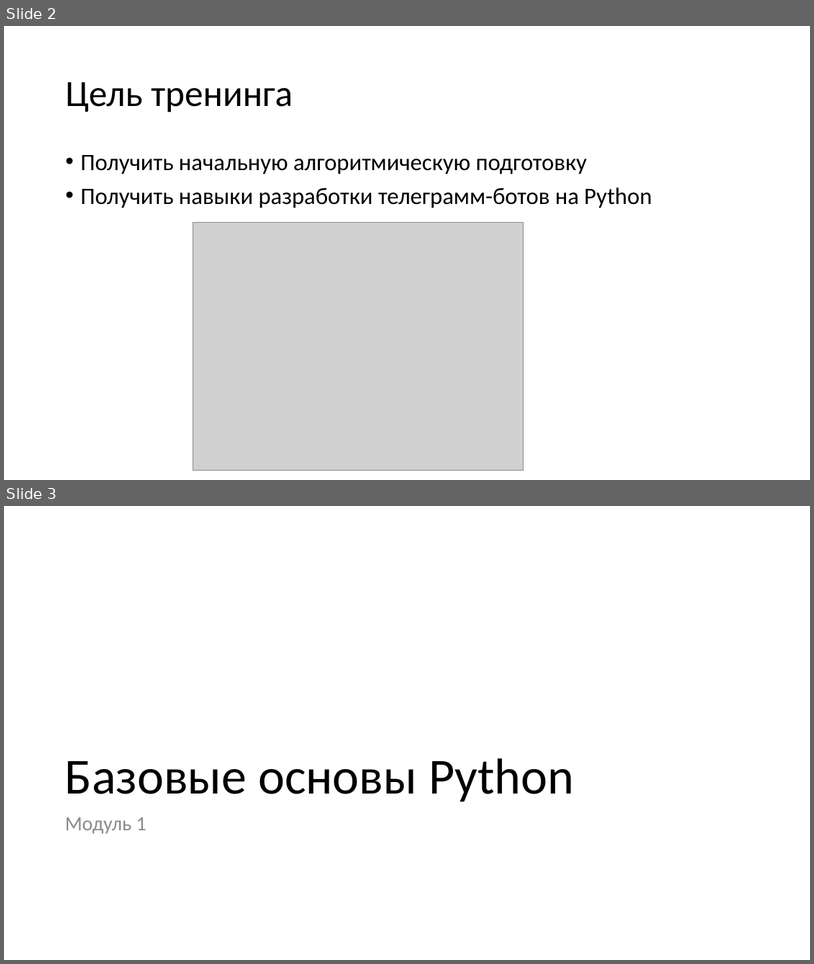
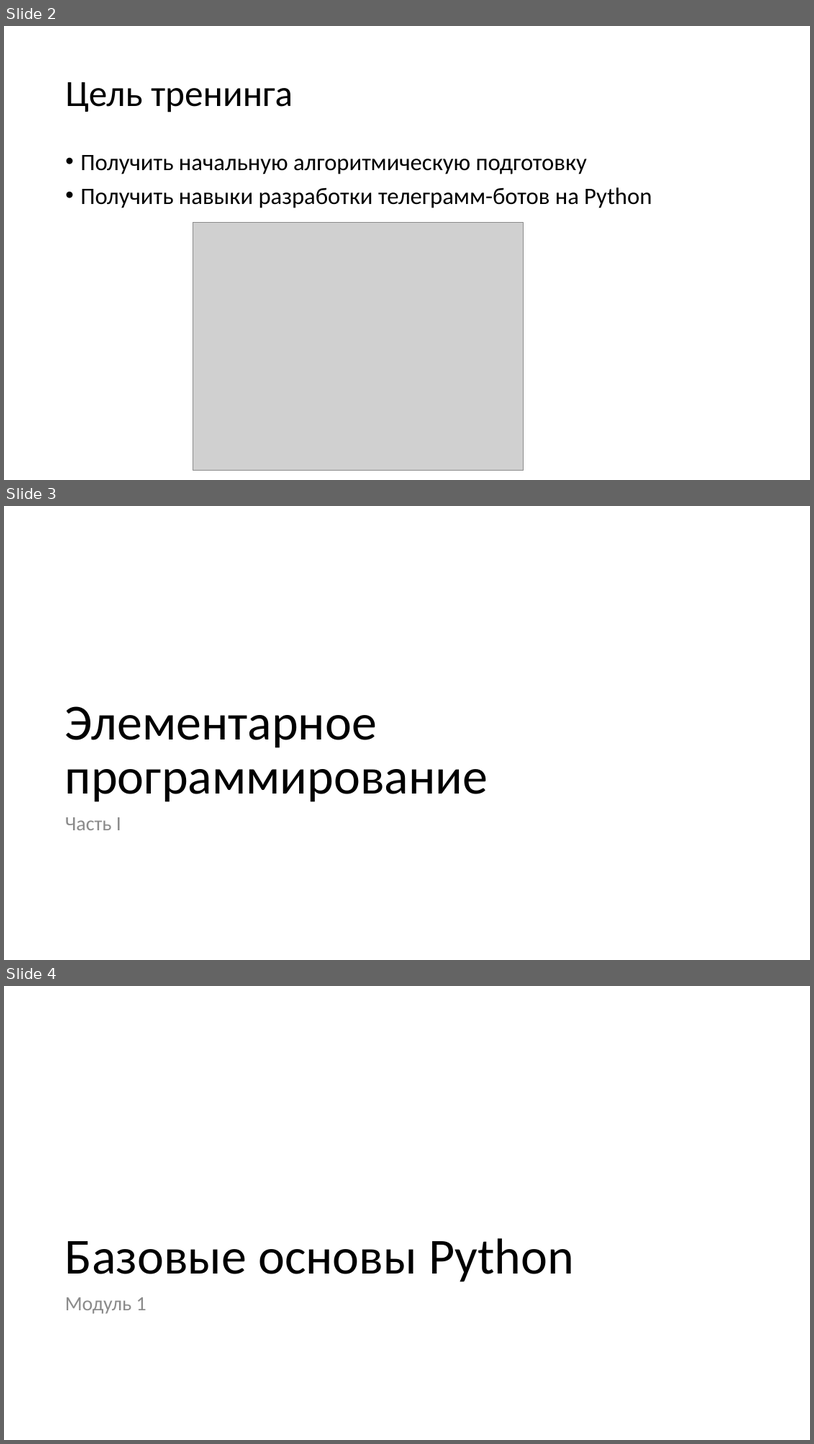
Before and after one commit to paveltsytovich/telegram-course, a slide deck: Presentation/Основы алгоритмизации и программирования.pptx. Shown one above the other, each under a label of ours: slides 2 and 3 before the commit, slides 2, 3 and 4 after it. The pictures are 814x964 and 814x1444 pixels, drawn with LibreOffice and Linux fonts; fonts in the diff are those of the drawing; grey boxes stand for pictures; background and template pictures are left out. Boxes give left, top, right and bottom in pixels: in the first picture for what was removed or moved away, otherwise in the second. Text is boxed around its words. In the diff, an @@ line names an element or a change of style, - is before the commit and + after.

```diff
--- a/Presentation/Основы алгоритмизации и программирования.pptx
+++ b/Presentation/Основы алгоритмизации и программирования.pptx
@@ slide 3 added at [4,506,810,960], background picture (left out) @@
@@ title added at [65,706,489,802], 60 pt, text #000000 @@
+Элементарное программирование
@@ text added at [65,817,121,830], 24 pt, text #8C8C8C @@
+Часть I
@@ what was slide 3 is now slide 4 @@
```
Also in this commit, not shown: 3 slides changed, 2 other slides added.
